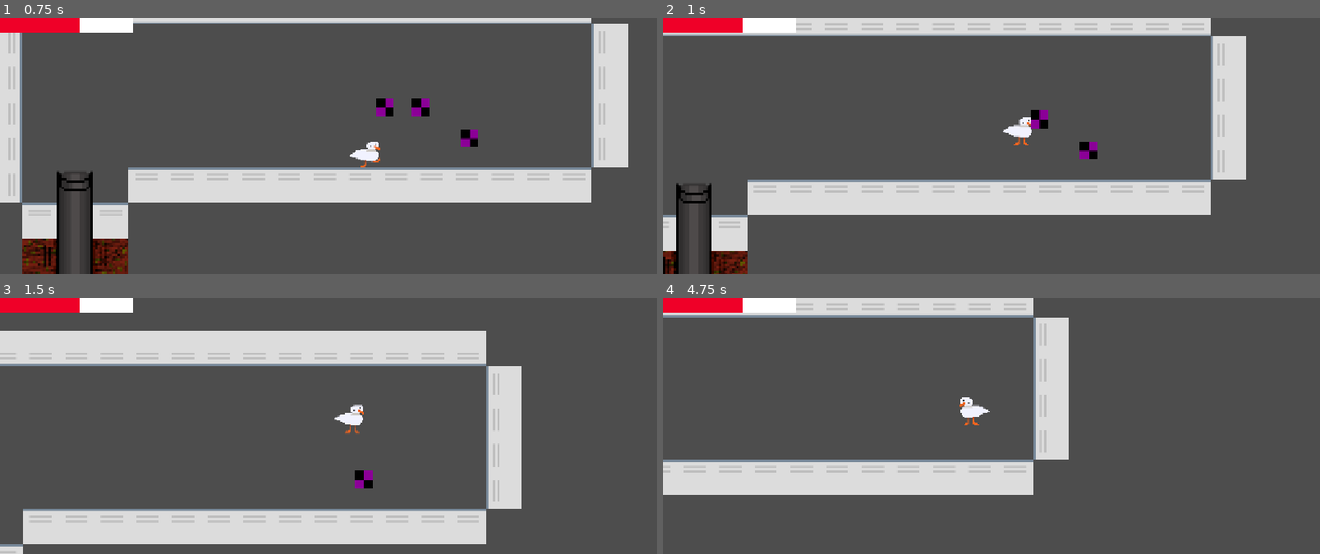
Above: before the commit, frames 1-4 (two rows, left to right).
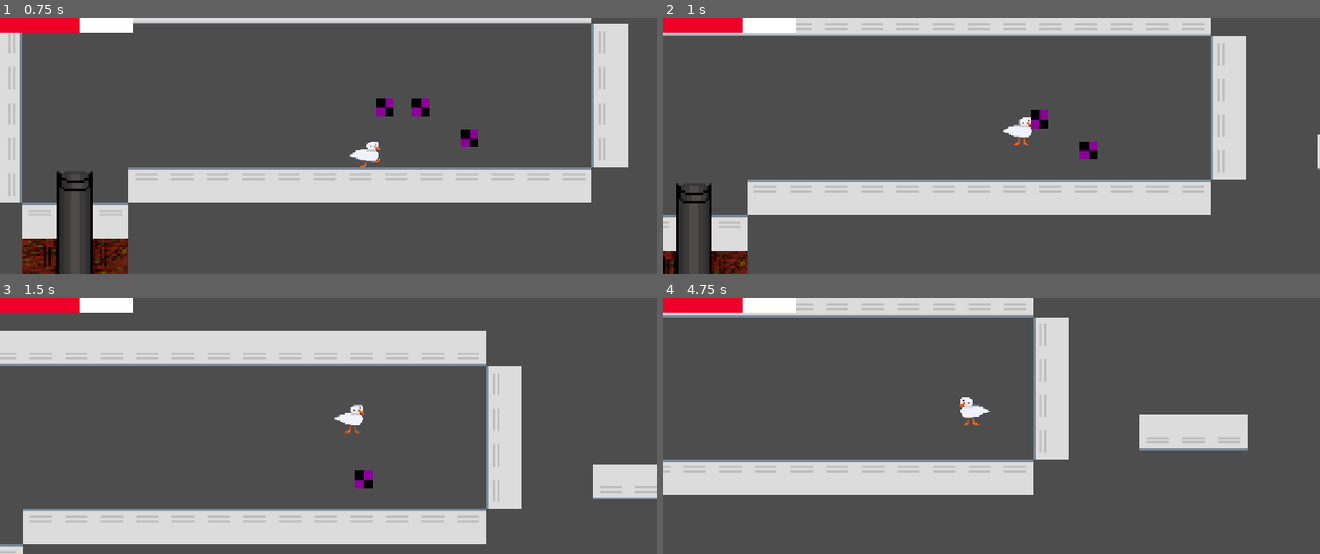
Above: after the commit, the same moments.

Repository: Mango-The-Froot/Duhk
Game: Godot game, scene res://Collab/Scenes/Duhk.tscn
The game is run twice, just before and just after one commit, with the same random seed, the same clock (stepped at 60 frames per second) and the same inputs.
Inputs:
- Up to frame 1 (0.75 s): hold Right (Right) from 0.53 s (still down); tap Shift (Dash) at 0.6 s
- Up to frame 2 (1 s): keep holding Right (Right); tap Space (Jump) at 0.77 s
- Up to frame 3 (1.5 s): keep holding Right (Right); tap Space (Jump) at 1.07 s; tap Shift (Dash) at 1.35 s
- Up to frame 4 (4.75 s): tap Space (Jump) at 1.52, 1.82, 3.02, 3.32, 3.77, 4.07, 4.52 s; release Right (Right) at 2.03 s; hold Left (Left) 2.03-2.78 s; tap Shift (Dash) every 0.75 s from 2.1 to 4.35 s; hold Right (Right) 2.78-4.28 s; hold Left (Left) from 4.28 s (still down)

Frame 1 is identical in both runs. In frame 2, less than 0.1% of the frame differs, in the area x 99-100%, y 45-60%; in frame 3, 1.3%; in frame 4, 2.3%, in the area x 72-89%, y 45-60%.

Commit message:
updated something
idk what changed ngl

Diff:
--- a/Collab/Scenes/Duhk.tscn
+++ b/Collab/Scenes/Duhk.tscn
@@ -186,7 +186,7 @@
 [node name="World1" type="TileMap" parent="." unique_id=247619929]
 tile_set = SubResource("TileSet_dsan0")
 format = 2
-layer_0/tile_data = PackedInt32Array(1703946, 0, 0, 1703950, …(1959 unchanged characters)… , 5767262, 262145, 0, 5767266, 262145, 0)
+layer_0/tile_data = PackedInt32Array(1703946, 0, 0, 1703950, …(1959 unchanged characters)… , 5767262, 262145, 0, 5767266, 262145, 0, 1376330, 524288, 0, 1376334, 524288, 0, 1376338, 524288, 0)
 layer_1/name = "Layer1"
 layer_1/tile_data = PackedInt32Array(1703938, 524289, 12, 1966082, 524289, 4, 2228226, 524289, 4, 2490370, 524289, 4, 2752514, 524289, 4, 3014658, 524289, 4, 3276802, 1, 12, 4063250, 262145, 4, 4063246, 786433, 8, 4063254, 262145, 12)
 layer_2/name = "Layer2"
Not shown: 1 places in Collab/Scenes/Duhk.tscn that only renumber resources
